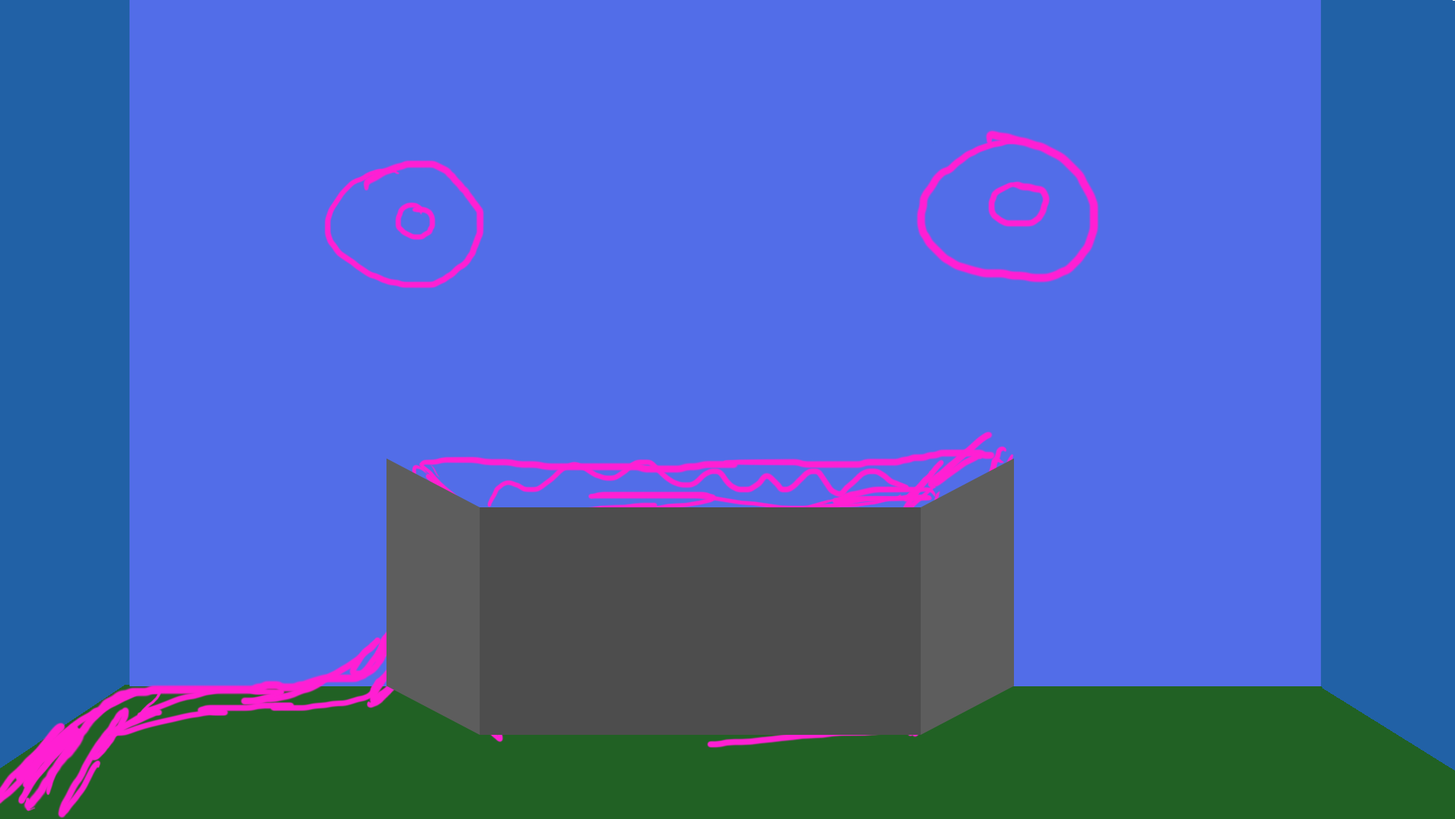
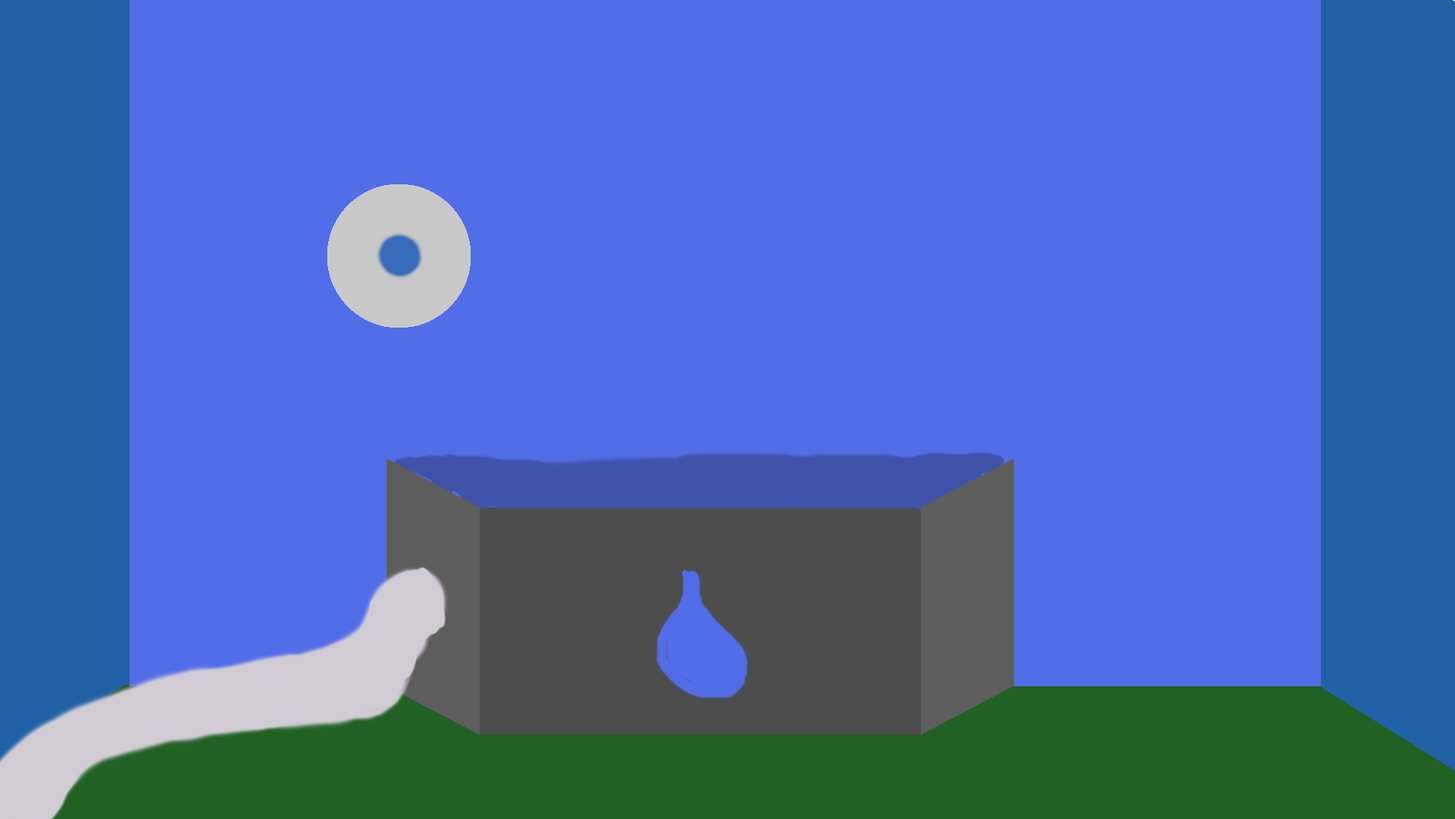
Before/after of a w=1455, h=819 layered artwork. What changed in the layer stack:
added layer "Layer 1" above "sketch" over [0, 566, 449, 819]
hid "sketch", moved it above "light on the circular light", painted on it over [0, 129, 1100, 819]
added layer "light on the circular light" above "the circular light" over [373, 231, 425, 280]
added layer "the circular light" above "Shape 2 copy" over [327, 184, 471, 328]
painted on "Shape 1" over [393, 450, 1006, 700]
